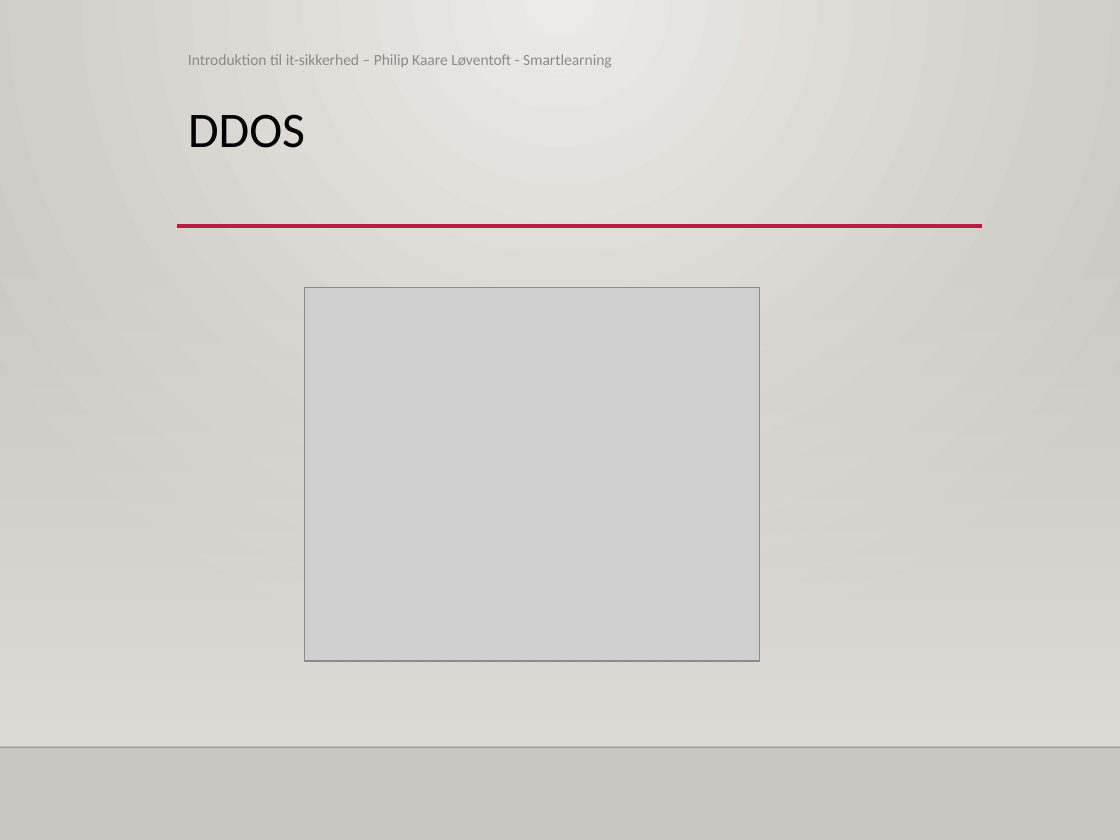
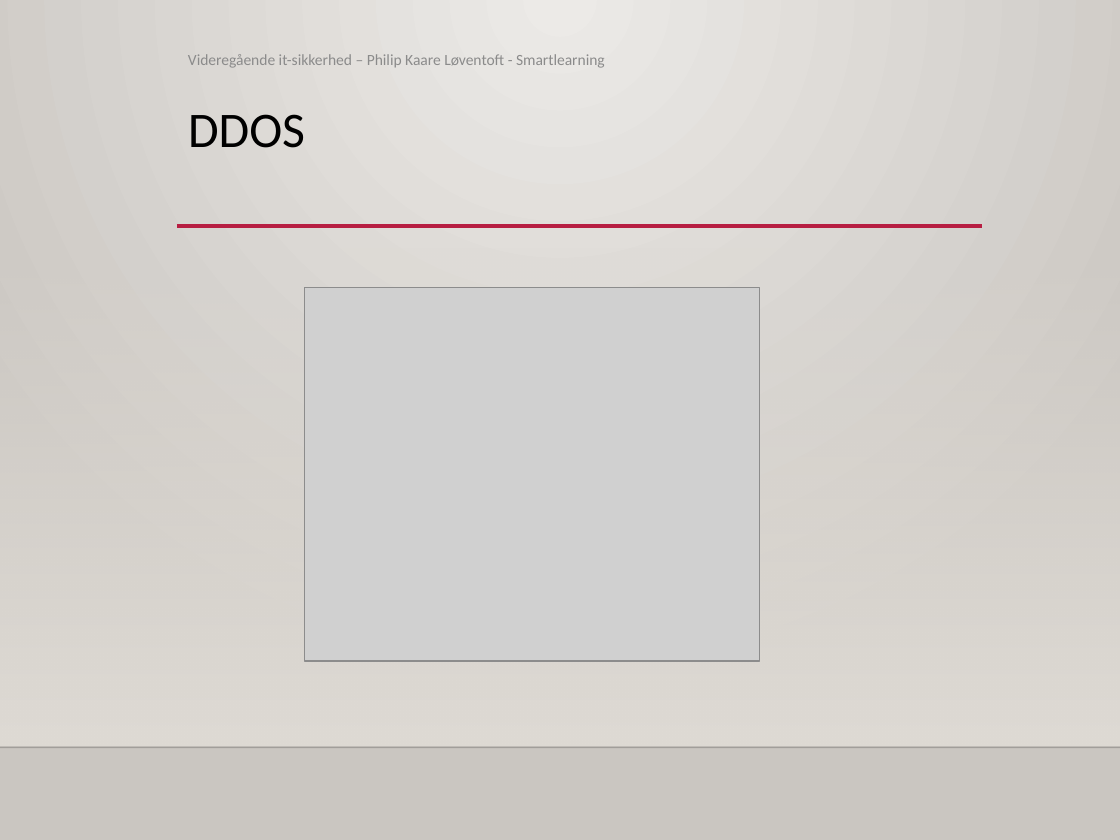
Before and after one commit to philipkaare/presentations, a slide deck: slide 6 of Smartlearning.dk/2018/IT-sikkerhed - webinar 1.pptx. Drawn at 1120x840 pixels with LibreOffice and Linux fonts; fonts in the diff are those of the drawing; grey boxes stand for pictures; background and template pictures are left out. Boxes give left, top, right and bottom in pixels: in the first picture for what was removed or moved away, otherwise in the second. Text is boxed around its words. In the diff, an @@ line names an element or a change of style, - is before the commit and + after.

```diff
--- a/Smartlearning.dk/2018/IT-sikkerhed - webinar 1.pptx
+++ b/Smartlearning.dk/2018/IT-sikkerhed - webinar 1.pptx
@@ text at <box>188,54,605,68</box>: text changed @@
-Introduktion til it-sikkerhed – Philip Kaare Løventoft - Smartlearning
+Videregående it-sikkerhed – Philip Kaare Løventoft - Smartlearning
```
Also in this commit, not shown: 17 other slides changed, 1 other file.
